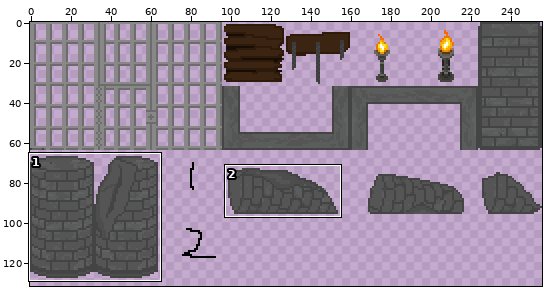
A sprite sheet gets an edit: Assets/2. Sprites/Background/3_Act_Prison/03_Prison_Palette_02.png. The picture above shows the old version from afar; the outline marks the close-up.
Close-up. Before:
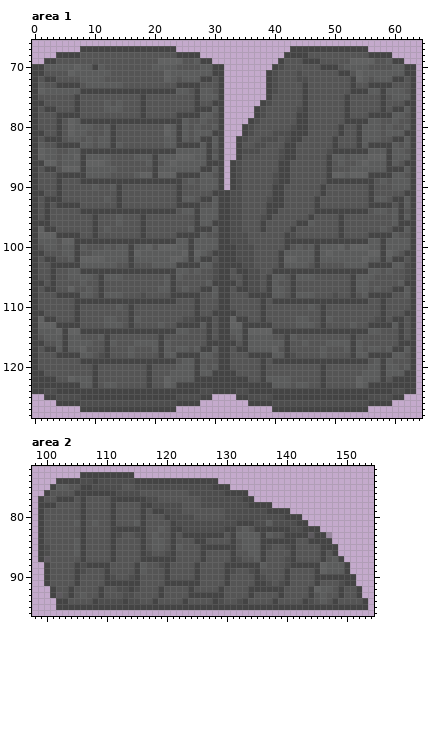
The file is 256x256 pixels. Colours within 5 levels of each other are drawn and written as one. Shown: area 1: x 0..64, y 66..128; area 2: x 98..154, y 72..96. The wide view leaves out empty margins. The commit also changed other parts of the picture, which this record leaves out.
The result:
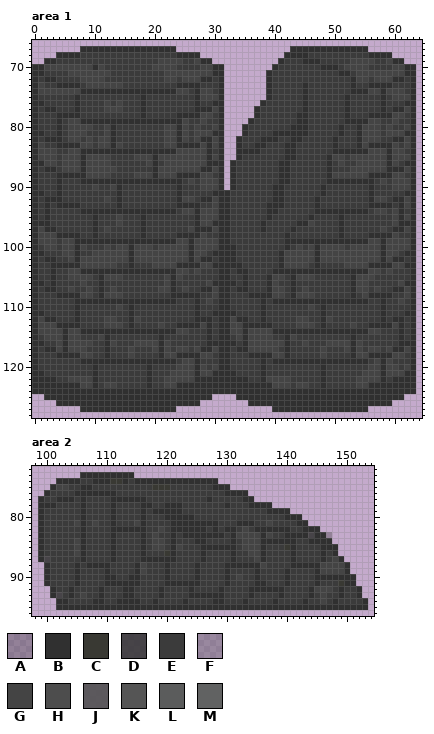
Palette (. is transparent): A #30303055  B #303030  C #393933  D #373737e2  E #3b3b3b  F #44444455  G #444444  H #4d4d4d  J #4f4f4fe2  K #555555  L #5b5c5c  M #616262
The edit:
Changed rows in their new state; - is an unchanged pixel.
Area 1:
first column x 0:
 67 --------BBBBBBBBBBBBBBBB-------------------BBBBBBBBBBBBB--------
 68 ----BBBBEEEEEEEEEEEEEEEEBBBB--------------BBBBEEEEEEEEEEBBBB----
 69 --BBEEEEEEEEEEEEEEEEEGGGGEEGBB-----------BEEEBBBEEEEEGGGGEEGBB--
 70 BBGGGGGGGGBGEEEEEEEEGGGGEEEEGGBB--------BEEEEEEEBBBEGGGGEEEEGGBB
 71 BBEEEEGGGGGGGEEEEEEEEEGGGGGGGGBB-------BEEEEEEEEEEEBBEGGGGGGGGBB
 72 BEBBEEEEGGGGEEEEEEEEEEGGEGGGBBEB-------BEEEEEEEEEEEEEBGGEGGGBBEB
 73 BGEEBBBBEGGGGGGEEEEEEEEEBBBBEEEB-------BEEEEEBEEEEEEEBEEBBBBEEEB
 74 BGGGGGGGBBBBBBBBBBBBBBBBGGEBGGEB-------BEEEEEBEEEEEEEBBBGGBGGGEB
 75 BEEEEEEBEEEEEEEEEEBEEEEEEEEBGGGB-------BEEEEEBEEEEEEBEEEEEBEGGGB
 76 BBEEEEEBEEEEGEGEEEBEEEEEEEEBEEBB------BEEEEEEBEEEEEEBEEEEEBEEEBB
 77 BEBBEEEBEEEEGGGEEEBEEEEEEEEBBBGB-----BEEEEEEEBEEEEEEBEEEEEBEBBGB
 78 BEEEBBBBEEEEEEEEEEBEEEEEBBBBGGEB-----BEEEEEEBBEEEEEEBEEEBBBBGGEB
 79 BEEEBEGGBBBBBBBBBBBBBBBBBGEEGEEB----BEEEEEEEBBEEEEEEBBBBGGEEGEEB
 80 BEEEBEGGGGEEGBEEEEEEEEGGBGEGEEGB---BEEEEEEEBBBEEEEEBEEBGGGEGEEGB
 81 BBEEBEGGGEEEGBEEEEEEEEGGBGEGGGBB---BEEEEBBBBBBEEEEEBEEBGGGEGGGBB
 82 BEBBBEGGEGEGGBEEEEEEEEGGBGEGBBGB--BEEEBBBEEBBEEEEEBEEEBGGGEEBBGB
 83 BGEEBBBBGGEGGBGEEEEEEEGGBBBBGBGB--BEEBBEEEBBEEEEEEBEEEBGBBBBGEGB
 84 BGGGEEGGBBBBBBBBBBBBBBBBGGGGGBEB--BBBBEEEEBBEEEEEEBBBBBBGGGBGGEB
 85 BGGGEGGGBGGGGEEEEGGGBGGGGGGGGBGB--BEEEEEEEBBEEEEEBGGEGGGGGGBGGGB
 86 BBGGEGGGBGGGGEEEEEEGBEGGGGGGGBBB-BEEEEEEEBBEEEEEEBEGEEGGGGGBGEBB
 87 BEBBEGGGBGGGGGEEEEEEBGGGGGGGBBGB-BEEEEEEEBBEEEEEEBEEEGGGGGGBBBGB
 88 BEEEBBBBBGGGGEEEEGGGBGGGBBBBGGEB-BEEEEEEEBBEEEEEEBGGGGGGBBBBGGEB
 89 BEEEBEEEBBBBBBBBBBBBBBBBBEGEGGGB-BEEEEEEEBBEEEEEEBBBBBBBBEGEGGGB
 90 BEEEBEEEEEGEEGBEEEEEEEEEBEEEGGGB-BEEEEEEBBEEEEEEBEEEEEEEBEEEGGGB
 91 BBEEBEEEEEEEEEBEEEEEEEEEBEEEEEBBBEEEEEEEBBEEEEEEBEEEEEEEBEEEEEBB
 92 BEBBBEEEEEEEGEBEEEEEEEEEBGGEBBGBBEEEEEEEBBEEEEEBEEEEEEEEBGGEBBGB
 93 BEBEBBBBEEEEEEBEEEEEEEEEBBBBEEGBBEEEEEEBBBEEEEEBEEEEEEEEBBBBEBGB
 94 BEBEEEEEBBBBBBBBBBBBBBBBEGGBGGGBBEEEEEEBBEEEEEEBBBBBBBBBEGGEGBEB
 95 BEBEEEEEEEBEEEGEEEBEEEEEEEEBGGGBBEEEEEEBEEEEEEBEEEEBEEEEEEEEGBGB
 96 BBBEEEEEEEBEEEGEEEBEEEEEEEEBGGBBBEEEEEBEEEEEBBGEEEEBEEEEEEEEGBBB
 97 BGBBEEEEEEBEGEEEEEBEEEEEEEGBBBGBBEEEEEBEEEEBEEEEEEEBEEEEEEGEBBGB
 98 BGGGBBBBEEBEEEEEEEBEEEEEBBBBGEEBBEEEEEEEEEBEEEEEEEEBEEEEBBBBGEEB
 99 BGGGEGGBBBBBBBBBBBBBBBBBGGBGGGGBBEEEEEEEEEBBBBBBBBBBBBBBGGBGGGGB
100 BEGGEGGBGEEEGEGGBGGGEGGGGGBGGGGBBBEEEEEEEEBEGEGBGGGGEGGGGGBGGGGB
101 BBEEEGGBEEGGGGGGBGGGGGGGGGBGGEBBBBEEEEEEEBGGGGGBGGGGGGGGGGBGGEBB
102 BEBBEEGBGGGGGGGGBGGGGGGGGGBGBBEBBBEEEEEEEBGGGGGBGGGGGGGGGGBGBBEB
103 BEEBBBBBGGGGGGEEBEEEGGGGBBBBGGBBBBBEEEEEEBGGGGEBEEEEGGGGBBBBGGBB
104 BEEBEEGGBBBBBBBBBBBBBBBBGGEGEEEBBEBBEEEEBBBBBBBBBBBBBBBBGGEGEEEB
105 BEEBEEGGGGEBGGGEEEEEEEGBGEEEEEEBBEEBEEEBGGEBGGGEEEEEEBGGGEEEEEEB
106 BBEBEEEEGEEBEEEEEEEEEEGBEEEEEGBBBBEBEEEBGEEBEEEEEEEEEBGGEEEEEGBB
107 BEBBEEGEEGEBEGEEEEEEEGGBEGEEBBGBBEBBEEEBGGEBEGEEEEEEEBGGEGEEBBGB
108 BEEEBBBBGGEBGGGEEEEEEEEBBBBBEEGBBEEEBBBBGGEBGGGEEEEEEBEGBBBBEEGB
109 BEEEEEEBBBBBBBBBBBBBBBBBEEEBEGEBBEEEEEBEBBBBBBBBBBBBBBBBEEBEEGEB
110 BEEEEEEBEEEEEEGEBEEEEEEEEEEBEEEBBEEEEEBEEEEEEEGEBEEEEEEEEEBEEEEB
111 BBEEEEEBEEEEEEEEBEEEEEEEEEEBEEBBBBEEEEBEEEEEEEEEBEEEEEEEEEBEEEBB
112 BGBBEEEBEEEEGGEEBGEEEEEEEEEBBBEBBGBBEEBEEEEEGGEEBGEEEEEEEEBEBBEB
113 BGGGBBBBEEEEGGGEBEEEEGEEBBBBGBEBBGGBBBBBEEEEGGGEBEEEEGEEBBBBGBEB
114 BGGGGBGGBBBBBBBBBBBBBBBBGGEEEBEBBGGBGGGGBBBBBBBBBBBBBBBBGGEEEBEB
115 BEGGGBGGEEEGBEEEEEEEEBEEEEEEEBEBBEGBGGGGEEBGEEEEEEEEEBEEEEEEEBEB
116 BBEEGBGGGGEEBGEEEGGGGBGEEEEEEBBBBBEBGGGGGGBEEGEEEGGGGBGEEEEEEBBB
117 BEBBGBGGGEEEBEEEGEEEGBGEGGEGBBGBBEBBGGGGGEBEEEEEGEEEGBGEGGEGBBGB
118 BEEEBBBBGGEEBEEEGEEEEBGGBBBBGGEBBEEEBBBBGGBEEEEEGEEEEBGGBBBBGGEB
119 BEEEEEEEBBBBBBBBBBBBBBBBEGGBEEEBBEEEEEBEBBBBBBBBBBBBBBBBEGBGEEEB
120 BEEEEEEEEEBEEEEEEEEBEEEEGGGBGEGBBEEEEEBEEEEEEEEEBEEEEEEEGGBGGEGB
121 BBEEEEEEEEBEEEEEEEEBEEEGGGGBGGBBBBEEEEBEEEEEEEEEBEEEEEEGGGBGGGBB
122 BBBBEEGGGGBEEEEEEEEBEEGGGGGBBBBBBBBBEEBGGGGEEEEEBEEEEEGGGGBEBBBB
123 BBBBBBBBGGBEGGEEEEEBEEGGBBBBBBBBBBBBBBBBGGGEGGEEBEEEEEGGBBBBBBBB
124 BBBBBBBBBBBBBBBBBBBBBBBBBBBBBBBBBBBBBBBBBBBBBBBBBBBBBBBBBBBBBBBB
125 --BBBBBBBBBBBBBBBBBBBBBBBBBBBB----BBBBBBBBBBBBBBBBBBBBBBBBBBBB--
126 ----BBBBBBBBBBBBBBBBBBBBBBBB--------BBBBBBBBBBBBBBBBBBBBBBBB----
127 --------BBBBBBBBBBBBBBBB----------------BBBBBBBBBBBBBBBB--------
Area 2:
first column x 99:
73 -------BBBBBBBBB---------------------------------------
74 ---BBBBEEBBBCCBEBBBBBBBBBBBBBB-------------------------
75 --BGGEEBBEEEEEEEEEECCCEEEEEEEBBB-----------------------
76 -BEEEEBBBBBBBEEEEEEEEEEEEEEEEEEBBBB--------------------
77 BEEBBBEBEEEEBBBBBBEEEEEEEEEEBEEEEEBB-------------------
78 BBBEEEEBEEEEBEEEEBBEEBBBEEEEEEEBEEEBBBB----------------
79 BEEEEEEBEEEEBEEEEBEBBBBBEEEEEEEEEEEEEEBBBB-------------
80 BEEEEEEBEEEEBEEEEBEEEBBBBBEEEEEEEEEEEEEEEBBB-----------
81 BEEEEEGBEGEEBEEEGBEEEEBBBBBBBBEEEBBBEEGEEEEBB----------
82 BEEEEEEBEEEEBBBBBBEEGEBBBBBBEBEBBEGEBBBBBBEEBBB--------
83 BEEEEEEBEEEEBEEEEBEGEEBEBBBBBBBEBGGGGBGEEBBBBDBBA------
84 BEEEEEGBEEEEBEEEEBEGGEBEEEBBEEEEBEGGGBBBBBBEEBBBB------
85 BEEEEEGBEEEEBEEEEBEGGEBGEEEBBBBBBEGGGBEEECBEEEEBBB-----
86 BEEEEEGBEEEEBEEEEBEEECBEEEEBEEEEBEEGGBEEEEBEEEEBEB-----
87 BDEEEEEBEEEEBEEEEBBBBBBEEEEBEEEEBEEEGBEEEEBEEEEBEGB----
88 -BEEEEBEBBBBEEEEBGEEEBEEEEBEEEEBBBBBBGEEEEBBBBBGGGGB---
89 -BEEEEBEEEEBEEEEBGEEEBEEEEBEEEEBEEEEBEEEEBEEEEBGGGGB---
90 -BEEEEBEEEEBBEEBBEEEEBEEEEBEEEEBEGEEBEEEEBEEEEBBBBBBB--
91 -BEEEEBEEEEBBBBBBEEEEBBBBBBEEEEBEEEEBBEEEBEEEEBEEECBB--
92 --BEEBEEEEBEEEBBEEEEBEEEEBEEEEBEEEEBBBBBBEEEEBGGGEBEEB-
93 --BDEBEGEEBEEEBBEEEEBEEEEBBBBBBEEEEBEEEEBEEEEBEGEEBEEB-
94 ---BBEEEEBBEEBBBBEEBEEEEBEEEEBBEEEBEEEEBEEEEBEEGEBEEEEB
95 ---BBBBBBBBBBBBBBBBBBBBBBBBBBBBBBBBBBBBBBBBBBBBBBBBBBBB
